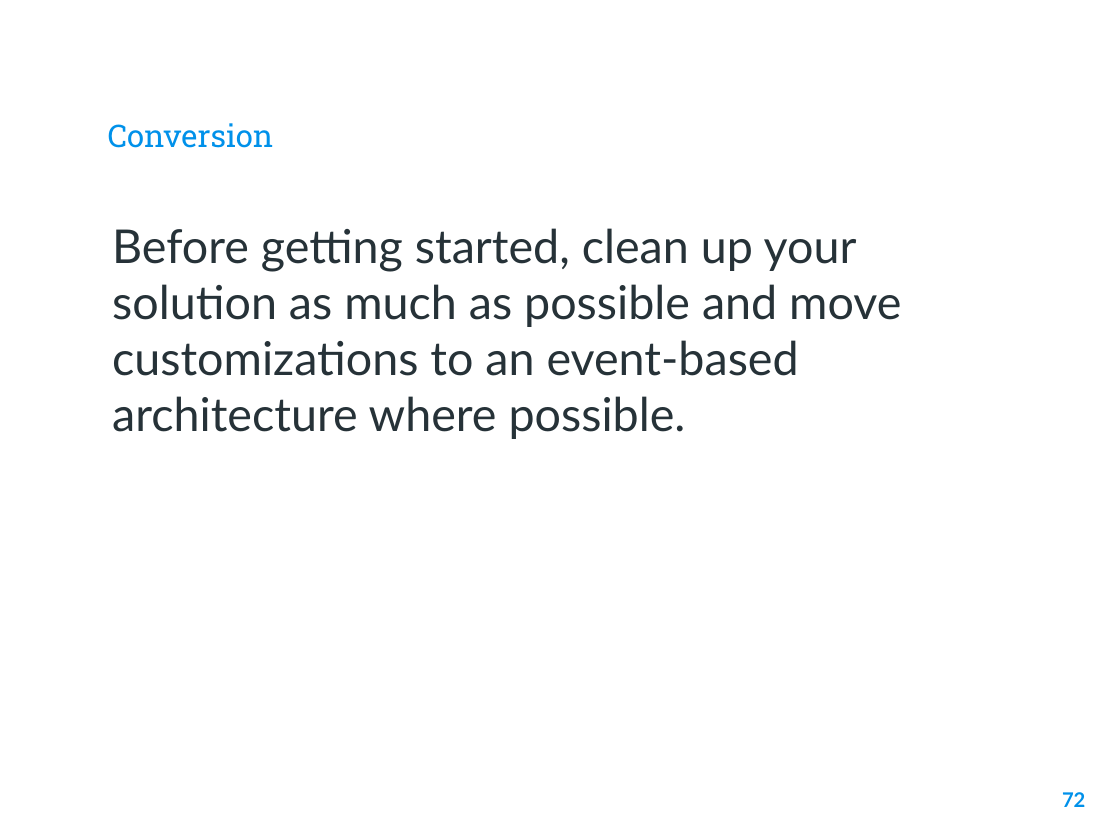
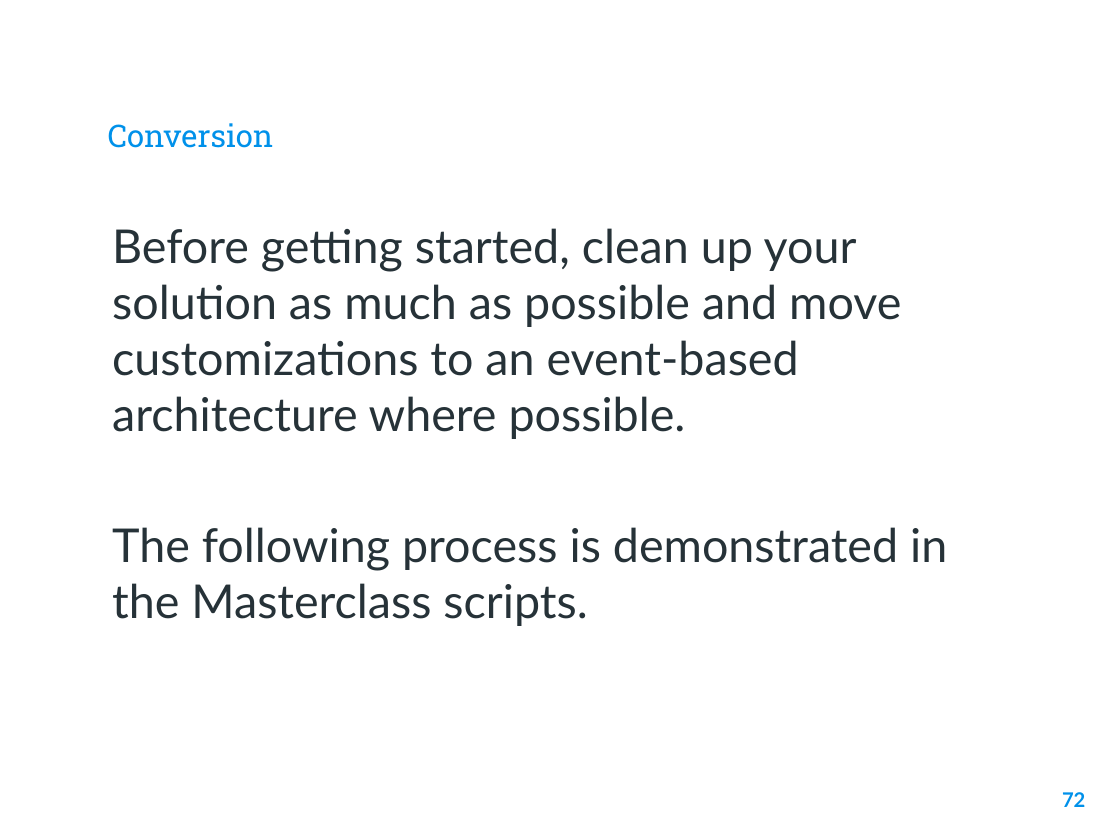
Before and after one commit to thomas-tarp/BConDockerMasterClass, a slide deck: slide 72 of Business Central on a Docker Image.pptx. Drawn at 1120x840 pixels with LibreOffice and Linux fonts; fonts in the diff are those of the drawing; background and template pictures are left out. Boxes give left, top, right and bottom in pixels: in the first picture for what was removed or moved away, otherwise in the second. Text is boxed around its words. In the diff, an @@ line names an element or a change of style, - is before the commit and + after.

Commit message:
Updates to slides and removal of license file.

```diff
--- a/Business Central on a Docker Image.pptx
+++ b/Business Central on a Docker Image.pptx
@@ text at <box>112,527,947,626</box>: paragraph added @@
+The following process is demonstrated in the Masterclass scripts.
```
Also in this commit, not shown: 1 other file.
